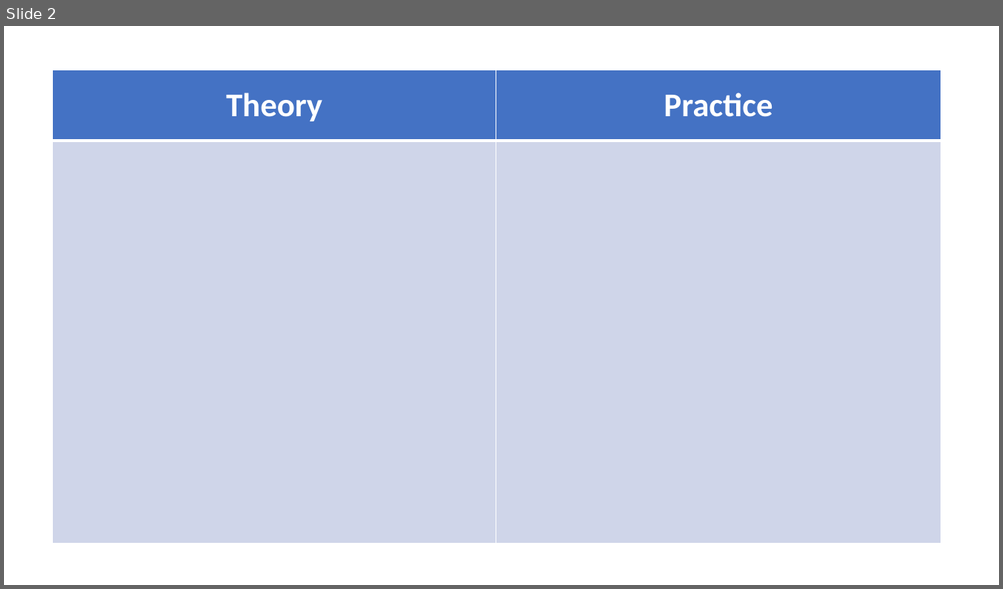
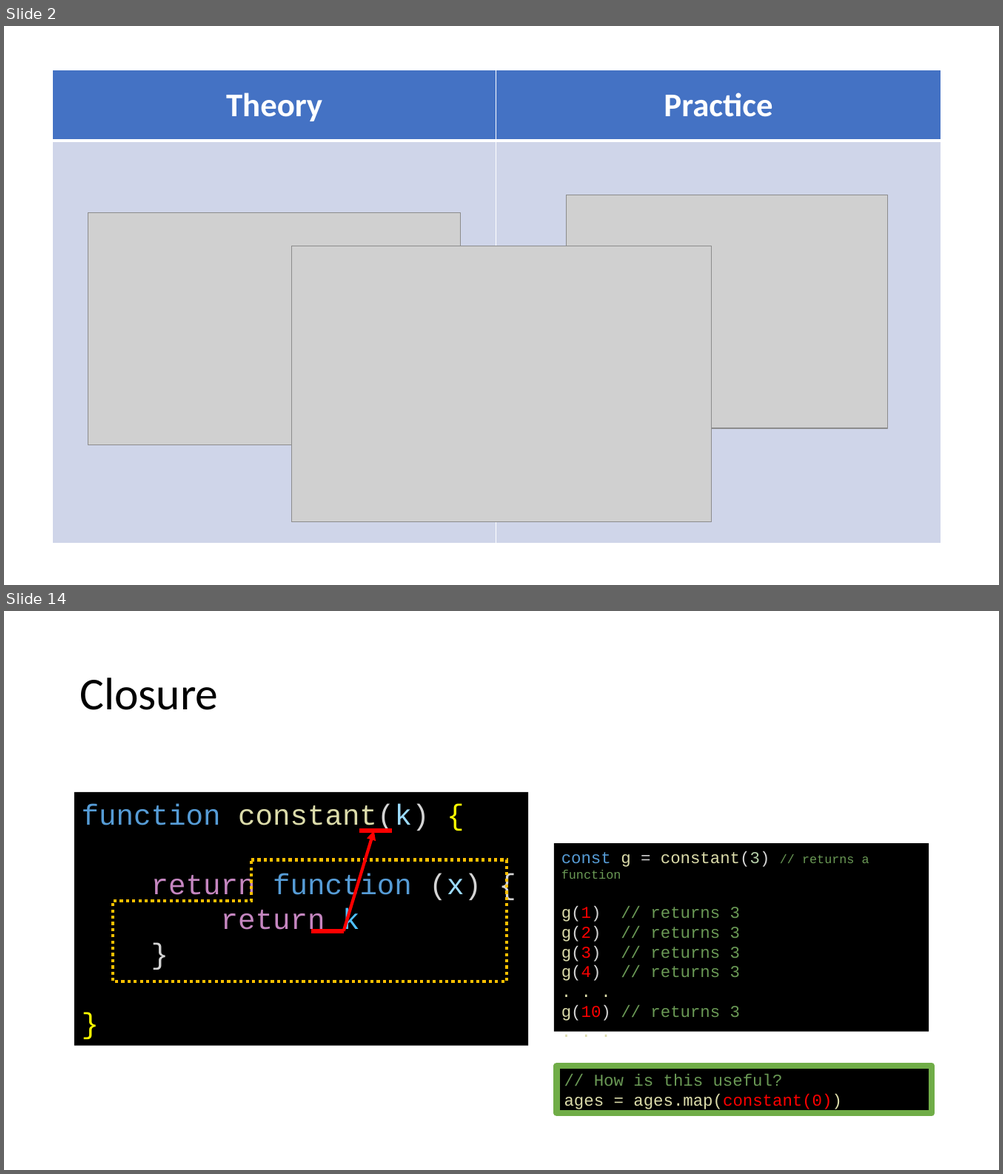
Before and after one commit to levanroinishvili/functional-js, a slide deck: functional.pptx. Shown one above the other, each under a label of ours: slide 2 before the commit, slides 2 and 14 after it; the slides between them are not shown. The pictures are 1003x589 and 1003x1174 pixels, drawn with LibreOffice and Linux fonts; fonts in the diff are those of the drawing; grey boxes stand for pictures. Boxes give left, top, right and bottom in pixels: in the first picture for what was removed or moved away, otherwise in the second. Text is boxed around its words. In the diff, an @@ line names an element or a change of style, - is before the commit and + after.

Commit message:
Updating the presentation

```diff
--- a/functional.pptx
+++ b/functional.pptx
@@ slide 14 added at (4, 611, 999, 1170), background #FFFFFF @@
@@ title added at (79, 678, 218, 710), 44 pt, text #000000 @@
+Closure
@@ rectangle added at (74, 792, 528, 1046), fill #000000, 28 pt, text #569CD6 @@
+function constant(k) {
+return function (x) {
+return k
+}
+}
@@ arrow added from (344, 931) to (374, 831), #FF0000 3 pt @@
@@ line added from (359, 831) to (391, 831), #FF0000 4.5 pt @@
@@ rectangle added at (554, 844, 928, 1032), fill #000000, 16 pt, text #6A9955 @@
+const g = constant(3) // returns a function
+g(1) // returns 3
+g(2) // returns 3
+g(3) // returns 3
+g(4) // returns 3
+. . .
+g(10) // returns 3
+. . .
@@ freeform shape added at (113, 860, 507, 982), outline #FFC000 3 pt dashed @@
@@ line added from (311, 931) to (344, 931), #FF0000 4.5 pt @@
@@ rectangle added at (557, 1066, 931, 1114), fill #000000, outline #70AD47 6 pt, 16 pt, text #6A9955 @@
+// How is this useful?
+ages = ages.map(constant(0))
@@ slide 2 changed as well @@
@@ picture added at (566, 195, 888, 429) @@
@@ picture added at (88, 213, 461, 446) @@
@@ picture added at (292, 247, 711, 523) @@
```
Also in this commit, not shown: 1 other slide changed, 33 other slides added.
